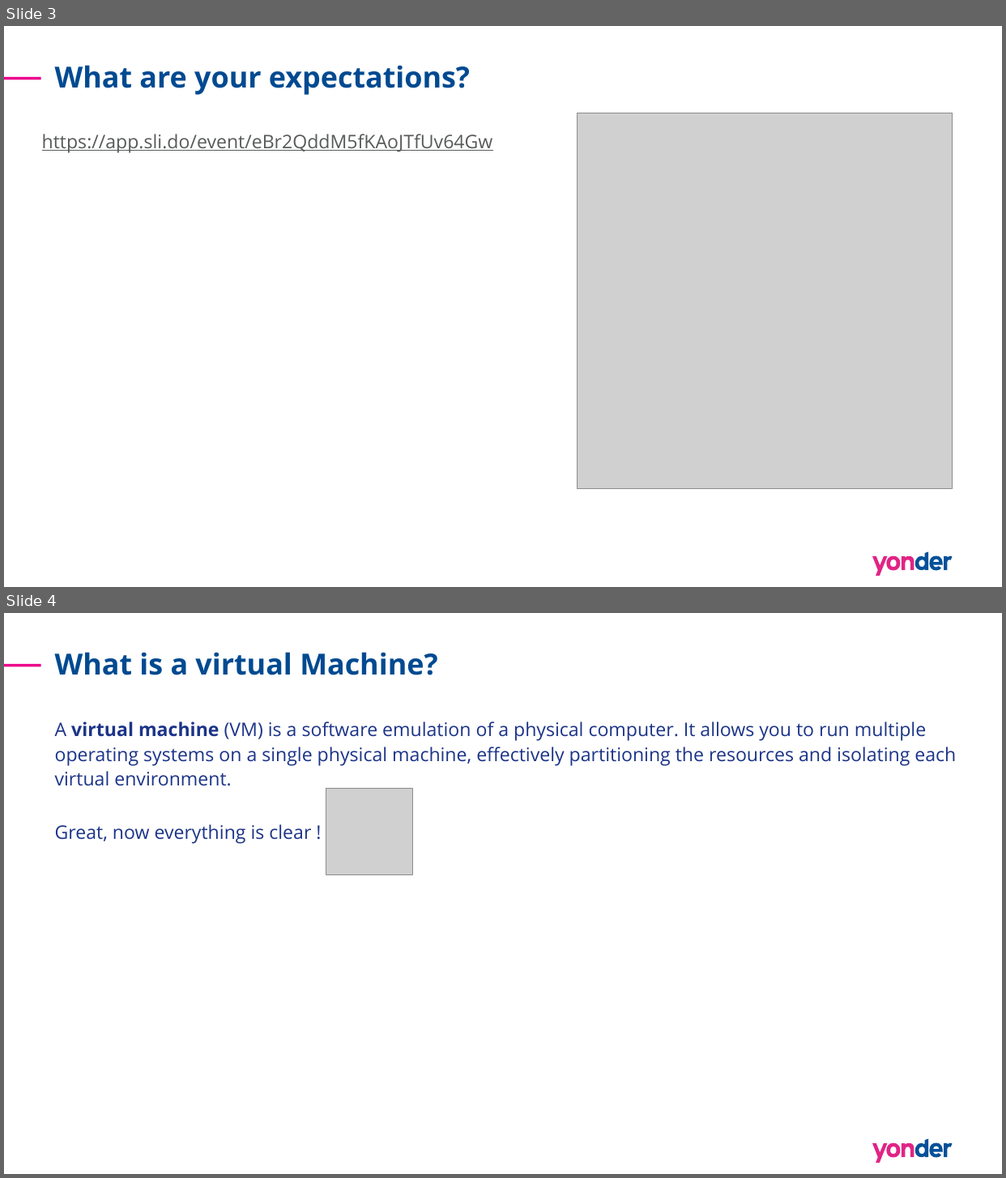
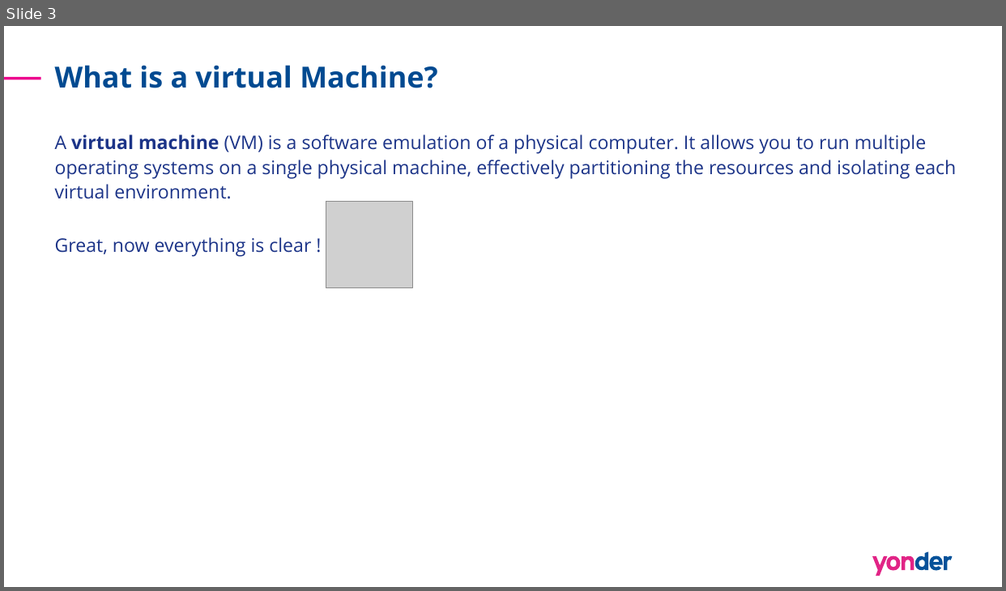
Before and after one commit to ipacbalaj/contronics, a slide deck: AW Docker Training.pptx. Shown one above the other, each under a label of ours: slides 3 and 4 before the commit, slide 3 after it. The pictures are 1006x1178 and 1006x591 pixels, drawn with LibreOffice and Linux fonts; fonts in the diff are those of the drawing; grey boxes stand for pictures. Boxes give left, top, right and bottom in pixels: in the first picture for what was removed or moved away, otherwise in the second. Text is boxed around its words. In the diff, an @@ line names an element or a change of style, - is before the commit and + after.

```diff
--- a/AW Docker Training.pptx
+++ b/AW Docker Training.pptx
@@ slide 3 removed at <box>4,26,1002,587</box>, background #FFFFFF; not listed: 7 template elements that a slide beside it also shows @@
@@ title removed at <box>55,65,470,95</box> @@
-What are your expectations?
@@ picture removed at <box>577,113,952,489</box> @@
@@ text removed at <box>42,134,493,152</box> @@
-https://app.sli.do/event/eBr2QddM5fKAoJTfUv64Gw
@@ what was slide 4 is now slide 3 @@
```
Also in this commit, not shown: 4 slides changed, 13 other slides removed, 8 other files.
